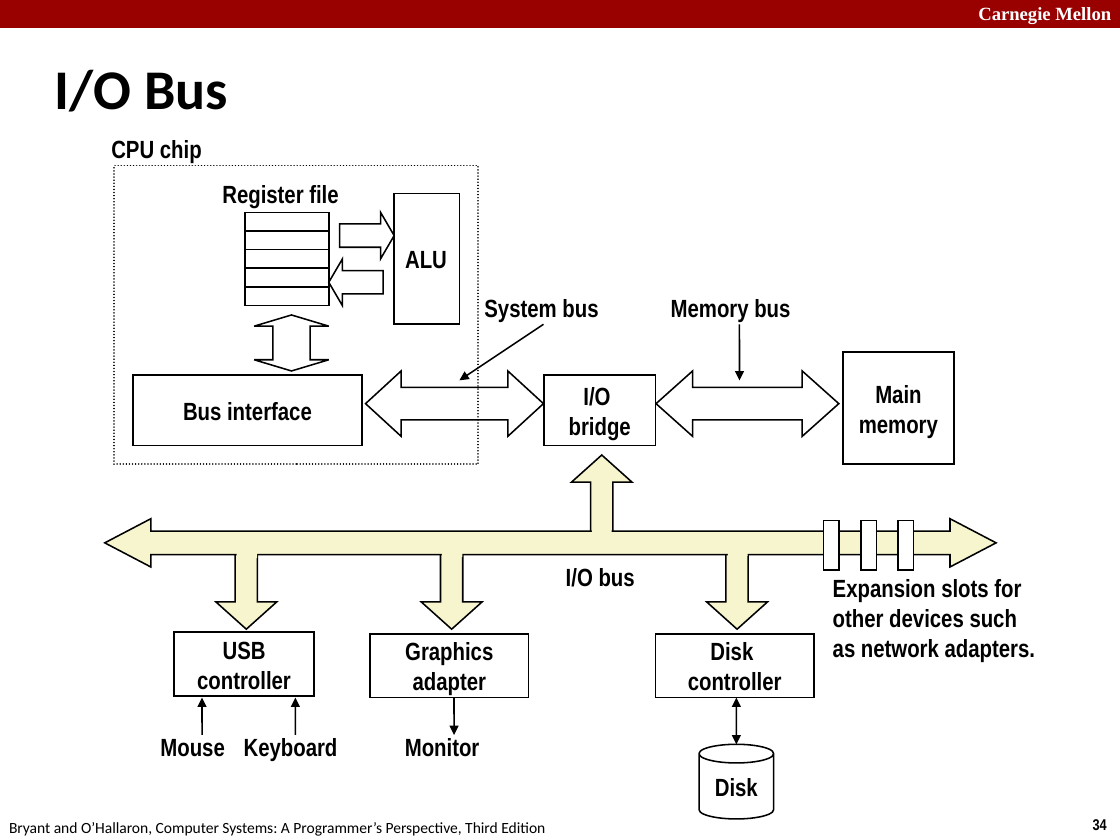
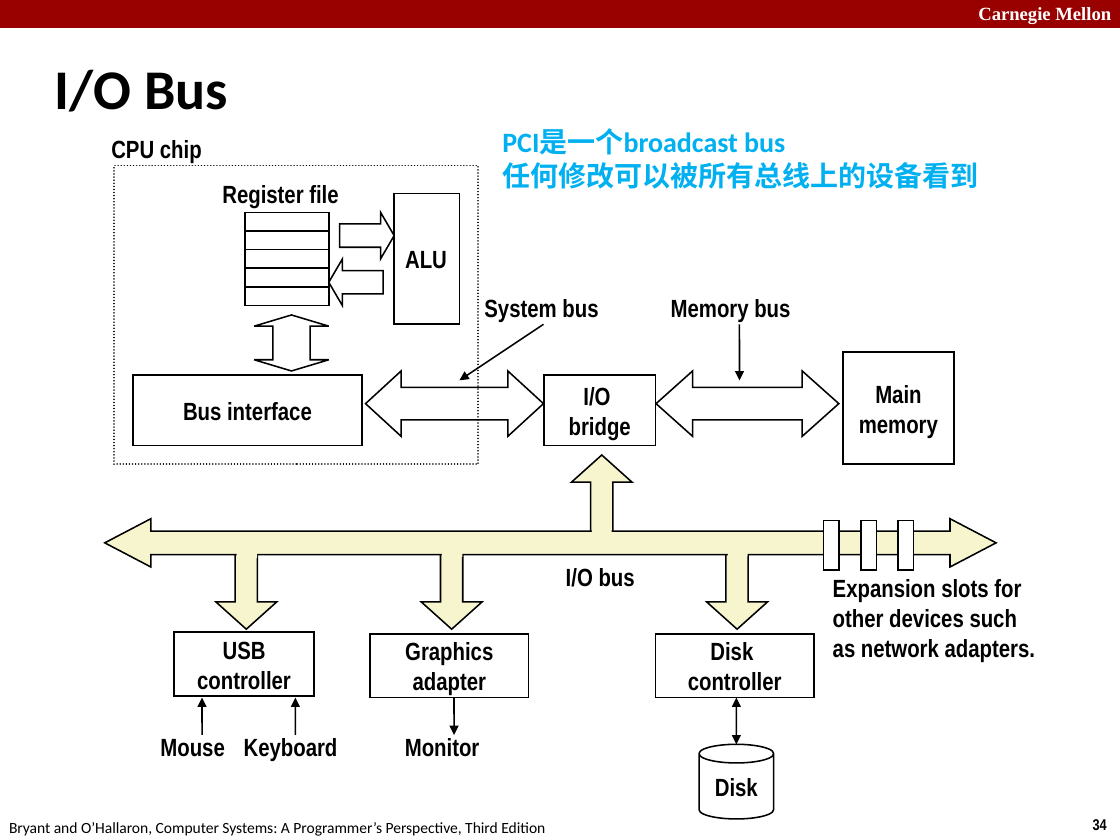
Before and after one commit to DarthVaderUS/CMU-15-213-CSAPP, a slide deck: slide 34 of Slides/11-memory-hierarchy.pptx. Drawn at 1120x840 pixels with LibreOffice and Linux fonts; fonts in the diff are those of the drawing. Boxes give left, top, right and bottom in pixels: in the first picture for what was removed or moved away, otherwise in the second. Text is boxed around its words. In the diff, an @@ line names an element or a change of style, - is before the commit and + after.

```diff
--- a/Slides/11-memory-hierarchy.pptx
+++ b/Slides/11-memory-hierarchy.pptx
@@ text added at [502, 129, 978, 189], 18 pt, text #00B0F0, bold @@
+PCI是一个broadcast bus
+任何修改可以被所有总线上的设备看到
```
Also in this commit, not shown: 8 other slides changed.
